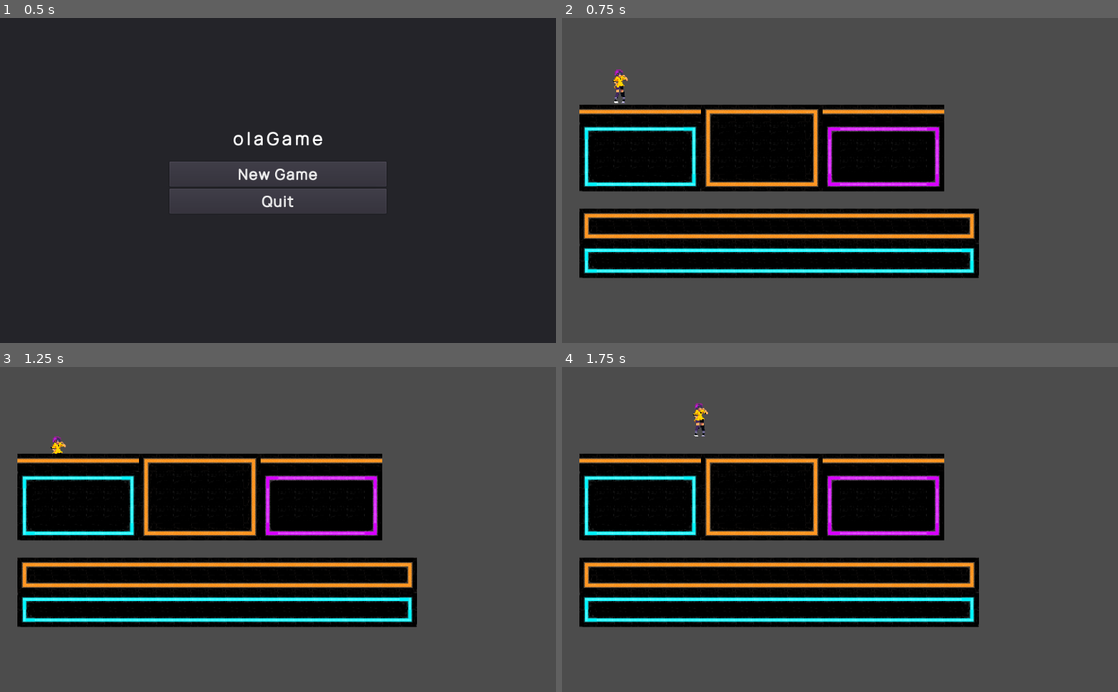
Above: before the commit, frames 1-4 (two rows, left to right).
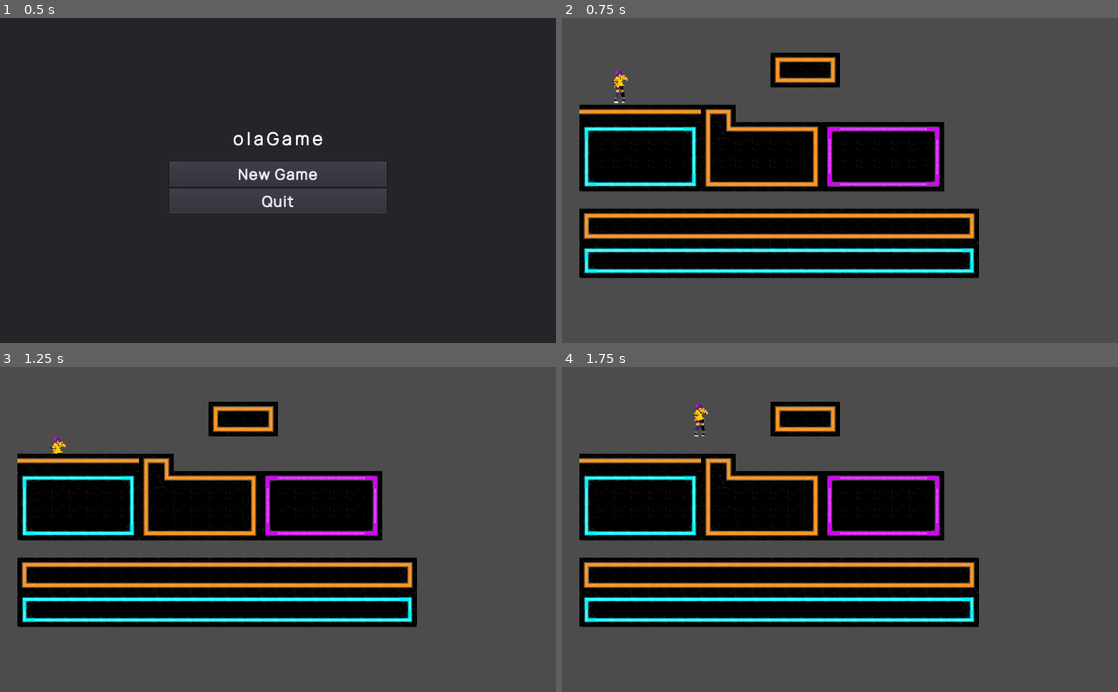
Above: after the commit, the same moments.

Repository: ivancdlarrain/olaGames
Game: Godot game, scene res://scenes/menus/Main_menu.tscn
Two runs of this game, one before a commit and one after it. Both use one fixed random seed, a clock stepped at 60 frames per second and the inputs below.
Inputs:
- Up to frame 1 (0.5 s): no input
- Up to frame 2 (0.75 s): click "New Game" at 0.5 s
- Up to frame 3 (1.25 s): no input
- Up to frame 4 (1.75 s): tap Enter at 1.25 s; hold D (WASD_right) from 1.28 s (still down); hold Space (special) from 1.28 s (still down); tap W (WASD_up) at 1.52, 1.55 s

Frame 1 is identical in both runs. In frame 2, 3.6% of the frame differs, in the area x 28-69%, y 10-38%; in frame 3, 3.6%; in frame 4, 3.6%.

Commit message:
added double jump

Diff:
--- a/scenes/test01.tscn
+++ b/scenes/test01.tscn
@@ -100,7 +100,7 @@
 collision_layer = 2
 collision_mask = 2
 format = 1
-tile_data = PoolIntArray( 327681, 0, 2, 327682, 0, 2, 327683, 0, 2, 327684, 0, 2, 327685, 0, 2, 327686, 0, 2, 327687, 0, 2, 327688, 0, 0, 327689, 0, 2, 327690, 0, 2, 327691, 0, 2, 327692, 0, 2, 327693, 0, 2, 327694, 0, 4, 327695, 0, 2, 327696, 0, 2, 327697, 0, 2, 327698, 0, 2, 327699, 0, 2, 327700, 0, 2, 327701, 0, 2, 393224, 0, 131072, 393225, 0, 131074, 393226, 0, 131074, 393227, 0, 131074, 393228, 0, 131074, 393229, 0, 131074, 393230, 0, 131076, 458760, 0, 131072, 458761, 0, 131074,  …(1120 unchanged characters)…
+tile_data = PoolIntArray( 131084, 0, 0, 131085, 0, 2, 131086, 0, 2, 131087, 0, 4, 196620, 0, 262144, 196621, 0, 262146, 196622, 0, 262146, 196623, 0, 262148, 327681, 0, 2, 327682, 0, 2, 327683, 0, 2, 327684, 0, 2, 327685, 0, 2, 327686, 0, 2, 327687, 0, 2, 327688, 0, 0, 327689, 0, 4, 393224, 0, 131072, 393225, 0, 6, 393226, 0, 2, 393227, 0, 2, 393228, 0, 2, 393229, 0, 2, 393230, 0, 4, 458760, 0, 131072, 458761, 0, 131074,  …(1120 unchanged characters)…
 
 [node name="PurpleTiles" type="TileMap" parent="."]
 tile_set = ExtResource( 5 )
--- a/scripts/Player.gd
+++ b/scripts/Player.gd
@@ -10,6 +10,7 @@
 const UP = Vector2(0, -1)
 var move_direction = 0
 var colour_switch = 0
+var double_jump = true
 
 var accel = 3.0
 var deaccel = 6.0
--- a/scripts/colors.gd
+++ b/scripts/colors.gd
@@ -20,13 +20,21 @@
 	parent._apply_gravity(delta)
 	parent._apply_friction()
 	parent._apply_movement()
-	print(parent.velocity.x)
+	print(parent.double_jump)
 
 
 func _input(event):
 	if [states.idle, states.run].has(state):
 		if event.is_action_pressed('WASD_up'):
 			parent.velocity.y = -parent.jump_speed
+
+	if [states2.orange].has(state2):
+		if event.is_action_pressed('WASD_up'):
+			if [states.jump, states.fall, states.glide].has(state):
+				if parent.double_jump:
+					parent.velocity.y = -parent.jump_speed
+					parent.double_jump = false
+
 	if event.is_action_pressed("special"):
 		if [states2.blue].has(state2):
 			if [states.run].has(state):
@@ -35,13 +43,14 @@
 				else:
 					parent.velocity.x = -parent.max_speed * 3
 		elif [states2.orange].has(state2):
+			pass
+
+		else:
 			if [states.jump].has(state):
 				parent.velocity.y = 0
 				parent.grav = parent.glide_grav
 			if [states.fall].has(state):
 				parent.grav = parent.glide_grav
-		else:
-			pass # mecánica purple
 
 	#Change if needed for another color
 	if event.is_action_released("special"):
@@ -70,6 +79,7 @@
 				return states.dash
 		states.jump:
 			if on_floor:
+				parent.double_jump = true
 				if parent.velocity.x == 0:
 					return states.idle
 				else:
@@ -82,6 +92,7 @@
 					return states.glide
 		states.fall:
 			if on_floor:
+				parent.double_jump = true
 				parent.grav = parent.default_grav
 				if parent.velocity.x == 0:
 					return states.idle
